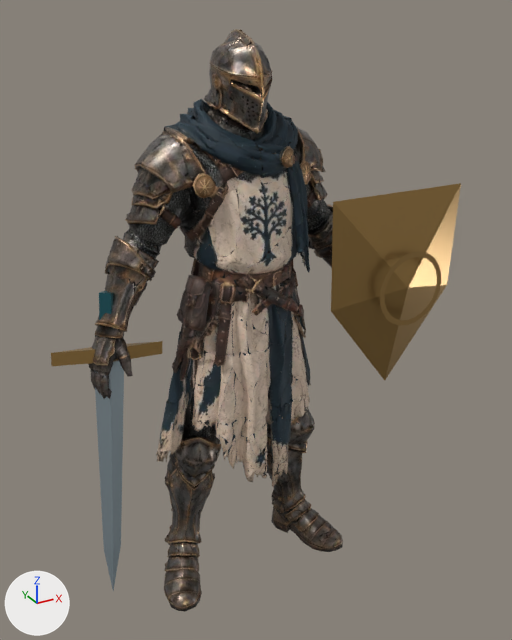
A saved change to the glTF model assets/runtime/models/knight.glb.
Before and after are seen from a camera (50 mm lens) standing at (-0.991, -1.917, 1.903) and looking at (0.039, -0.043, 0.966). Lighting does not change. The marker at lower left points along +X, +Y and +Z. The first picture is the older version. Where no turn or scale is listed for an object, it has been applied to the vertices. Vertices at exactly the same position are counted once.

Script lines for the objects in view, before the commit:
```python
me_char1 = bpy.data.meshes.new('char1')
me_char1.from_pydata(...)  # 20852 vertices, 23993 faces; spans x -0.53..0.53, y -0.2..0.2, z 0.0..1.85
me_char1.materials.append(mat_material_0)
me_longsword_grip = bpy.data.meshes.new('Longsword grip')
me_longsword_grip.from_pydata(...)  # 85 vertices, 96 faces; spans x -0.632..0.692, y -0.323..0.01, z 0.185..1.385
me_longsword_grip.materials.append(mat_concord_equipment)
ob_char1 = bpy.data.objects.new('char1', me_char1)
ob_char1.location = (0.0, 0.0, 0.0)
ob_longsword_grip = bpy.data.objects.new('Longsword grip', me_longsword_grip)
ob_longsword_grip.location = (0.0, 0.0, 0.0)
```
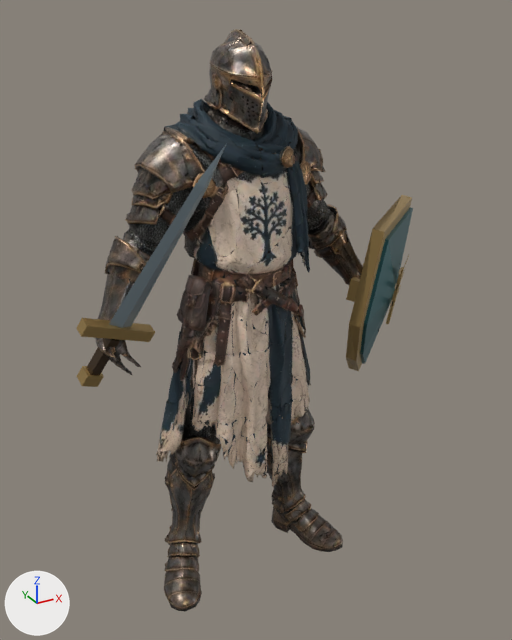
Pixel boxes [x1, y1, x2, y2] of what changed, in the pictures (512 x 640 px; the box of a moved part takes in the faces that stretch with it):
'char1', reshaped
    before: [89, 29, 343, 612]
    after: [95, 29, 380, 612]
'Longsword grip', deleted
    before: [51, 183, 461, 591]
'Concord sword and heater shield', added
    after: [77, 143, 413, 387]
part 1 of me_char1, moved or reshaped
    before: [89, 337, 133, 399]
    after: [95, 339, 141, 375]

Patch to the scene script:
```diff
--- a/assets/runtime/models/knight.glb.py
+++ b/assets/runtime/models/knight.glb.py
@@ mat_knight_equipment_pigments @@
+mat_knight_equipment_pigments = bpy.data.materials.new('Knight equipment pigments')
+mat_knight_equipment_pigments.use_nodes = True; mat_knight_equipment_pigments.node_tree.nodes.clear()
+_N = mat_knight_equipment_pigments.node_tree.nodes; _L = mat_knight_equipment_pigments.node_tree.links
+n0 = _N.new('ShaderNodeBsdfPrincipled'); n0.name = 'Principled BSDF'
+n0.inputs[1].default_value = 0.65  # 'Metallic'
+n0.inputs[2].default_value = 0.36  # 'Roughness'
+n1 = _N.new('ShaderNodeOutputMaterial'); n1.name = 'Material Output'
+n2 = _N.new('ShaderNodeVertexColor'); n2.name = 'Color Attribute'
+_L.new(n0.outputs[0], n1.inputs[0])  # 'BSDF' to 'Surface'
+_L.new(n2.outputs[0], n0.inputs[0])  # 'Color' to 'Base Color'
@@ me_char1 @@
 # used by ob_char1; location = (0.0, 0.0, 0.0)
-me_char1.from_pydata(...)  # 20852 vertices, 23993 faces; spans x -0.53..0.53, y -0.2..0.2, z 0.0..1.85
+me_char1.from_pydata(...)  # 20852 vertices, 23993 faces; spans x -0.5..0.53, y -0.2..0.2, z 0.0..1.85
+# me_char1 part 1: 235 of the vertices in x -0.53..-0.41, y -0.12..0.0, z 0.84..1.0 are multiplied about their middle by the matrix ((0.785, -0.012, -0.373), (0.166, 1.015, 0.256), (-0.288, -0.012, 0.483)), then moved by (0.03, -0.02, 0.04)
+# other edits to the shape of me_char1 do not show in these pictures
 me_char1.materials.append(mat_material_0)
@@ me_wrapped_sword_grip @@
+me_wrapped_sword_grip.from_pydata(...)  # 113 vertices, 162 faces; spans x -0.561..0.697, y -0.282..0.077, z 0.673..1.591
+me_wrapped_sword_grip.materials.append(mat_knight_equipment_pigments)
@@ ob_longsword_grip @@
-ob_longsword_grip = bpy.data.objects.new('Longsword grip', me_longsword_grip)
-ob_longsword_grip.location = (0.0, 0.0, 0.0)
@@ ob_concord_sword_and_heater_shield @@
+ob_concord_sword_and_heater_shield = bpy.data.objects.new('Concord sword and heater shield', me_wrapped_sword_grip)
+ob_concord_sword_and_heater_shield.location = (0.0, 0.0, 0.0)
```
